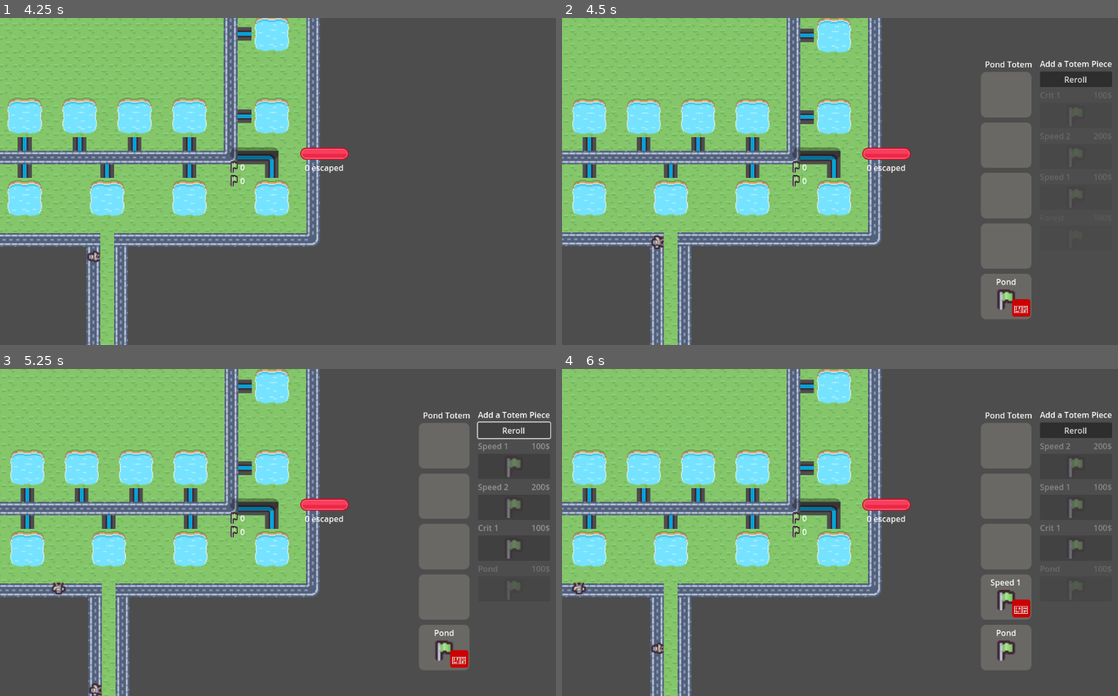
Above: before the commit, frames 1-4 (two rows, left to right).
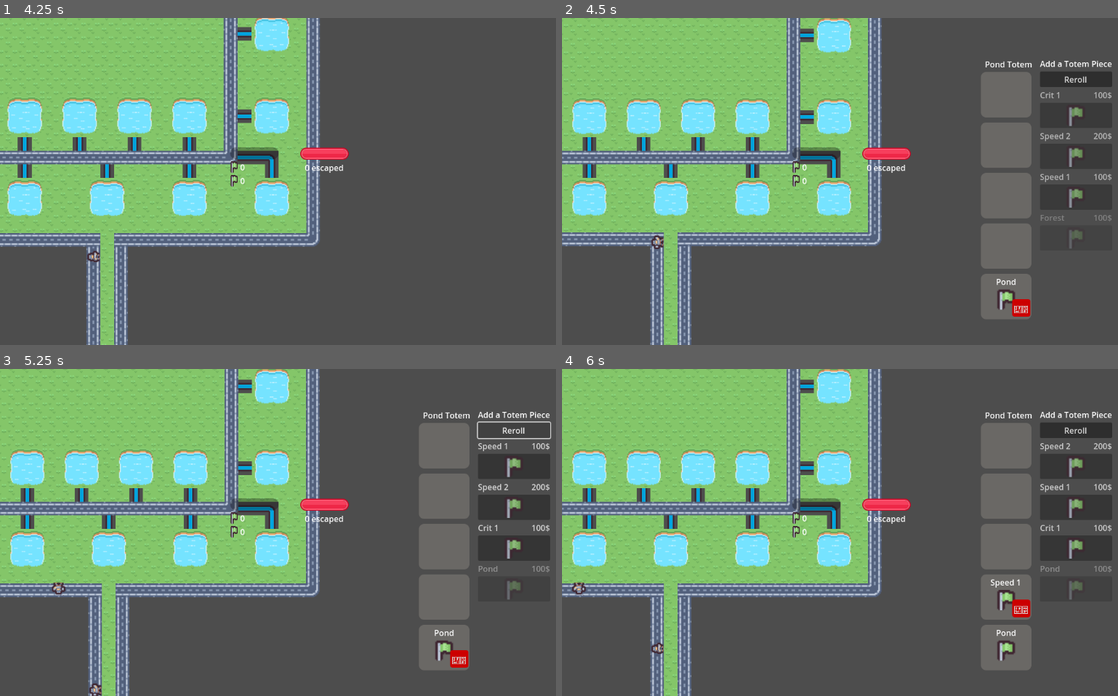
Above: after the commit, the same moments.

Repository: Jelleas/gmtk-2025
Game: Godot game, scene res://main_level.tscn
Two runs of this game, one before a commit and one after it. Both use one fixed random seed, a clock stepped at 60 frames per second and the inputs below.
Inputs (mouse positions are in pixels of both pictures, inside the frame that each line leads up to):
- Up to frame 1 (4.25 s): tap Enter at 0.5 s; move the mouse to (417, 165) at 0.52 s; hold Down (camera_move_down) 0.53-1.28 s; click (417, 165) at 0.67 s; move the mouse to (172, 197) at 1.27 s; tap Left (camera_move_left) at 1.35 s; click (172, 197) at 1.42 s; move the mouse to (350, 109) at 2.02 s; hold Right (camera_move_right) 2.03-2.78 s; click (350, 109) at 2.17 s; move the mouse to (261, 246) at 2.77 s; tap Up (camera_move_up) at 2.85 s; click (261, 246) at 2.92 s; move the mouse to (467, 230) at 3.52 s; hold [ (camera_zoom_in) from 3.53 s (still down); click (467, 230) at 3.67 s
- Up to frame 2 (4.5 s): move the mouse to (678, 132) at 4.27 s; release [ (camera_zoom_in) at 4.28 s; tap ] (camera_zoom_out) at 4.35 s; click (678, 132) at 4.42 s
- Up to frame 3 (5.25 s): click "Reroll" at 5 s
- Up to frame 4 (6 s): click (1073, 467) at 5.77 s

Frame 1 is identical in both runs. In frame 2, 0.5% of the frame differs, in the area x 86-99%, y 22-62%; in frame 3, 0.4%; in frame 4, 0.5%.

Commit message:
less flickering

Diff:
--- a/main_level.tscn
+++ b/main_level.tscn
@@ -1,14 +1,14 @@
 [gd_scene load_steps=32 format=4 uid="uid://cbsdsj1tj2kky"]
 
 [ext_resource type="Script" uid="uid://ctq4xyqvawsvm" path="res://resource_path.gd" id="2_05as6"]
-[ext_resource type="Script" uid="uid://c3fktuv5oyorb" path="res://tile_map_layer.gd" id="2_7256s"]
+[ext_resource type="Script" path="res://tile_map_layer.gd" id="2_7256s"]
 [ext_resource type="Texture2D" uid="uid://dw2e8lr3lde1l" path="res://tilemap_packed.png" id="2_bhu08"]
 [ext_resource type="Script" uid="uid://dod3pkmsb116n" path="res://timer.gd" id="3_bhu08"]
 [ext_resource type="Script" uid="uid://b7qs6iul08i56" path="res://camera_2d.gd" id="4_05as6"]
 [ext_resource type="PackedScene" uid="uid://ig8ajdvhhbd3" path="res://resource.tscn" id="4_xqiim"]
 [ext_resource type="Script" uid="uid://ckoluvmpkkf00" path="res://monster_path.gd" id="5_6pb3s"]
 [ext_resource type="PackedScene" uid="uid://clt7pafdvryia" path="res://monster.tscn" id="6_e3ldi"]
-[ext_resource type="Texture2D" uid="uid://bepreqkwfug08" path="res://assets/Vector/Blue/bar_round_gloss_large.svg" id="6_eqmdw"]
+[ext_resource type="Texture2D" uid="uid://bepreqkwfug08" path="res://kenney_ui-pack-space-expansion/Vector/Blue/bar_round_gloss_large.svg" id="6_eqmdw"]
 [ext_resource type="Script" uid="uid://n1no8gnftcbf" path="res://monster/monster_config.gd" id="7_386tm"]
 [ext_resource type="Resource" uid="uid://bw0r0pecha804" path="res://monster/blob.tres" id="8_2px6s"]
 [ext_resource type="Script" uid="uid://ddeoiro7qkje2" path="res://ui/resource_tracker/resource_tracker.gd" id="8_do8ha"]
@@ -19,8 +19,8 @@
 [ext_resource type="Texture2D" uid="uid://dfj26ibwe2waf" path="res://tile_0035.png" id="13_xqiim"]
 [ext_resource type="Script" uid="uid://ch56vgnhbb8nu" path="res://ui/resource_tracker/frog_counter.gd" id="14_htena"]
 [ext_resource type="Script" uid="uid://bcit1i2pbruel" path="res://ui/monster_tracker/monster_tracker.gd" id="15_52es0"]
-[ext_resource type="Texture2D" uid="uid://d3byg07av648o" path="res://assets/Vector/bar_shadow_round_large.svg" id="15_ah7fh"]
-[ext_resource type="Texture2D" uid="uid://rp25y0uy05fv" path="res://assets/Vector/Red/bar_round_gloss_large.svg" id="16_x2wht"]
+[ext_resource type="Texture2D" uid="uid://d3byg07av648o" path="res://kenney_ui-pack-space-expansion/Vector/Extra/bar_shadow_round_large.svg" id="15_ah7fh"]
+[ext_resource type="Texture2D" uid="uid://rp25y0uy05fv" path="res://kenney_ui-pack-space-expansion/Vector/Red/bar_round_gloss_large.svg" id="16_x2wht"]
 [ext_resource type="Script" uid="uid://cixtlw5yw2iu" path="res://ui/monster_tracker/health_bar.gd" id="17_x2wht"]
 [ext_resource type="Script" uid="uid://bx8mgqkfs0pv3" path="res://ui/monster_tracker/monster_counter.gd" id="19_08fmi"]
 [ext_resource type="Script" uid="uid://bvhc545o6qhs" path="res://ui/shop/shop.gd" id="19_8m212"]
--- a/ui/shop/shop.gd
+++ b/ui/shop/shop.gd
@@ -49,13 +49,13 @@
 
 func pop_on_screen():
 	for item in items:
-		item.modulate.a = 0.0
+		item.modulate.a = 0.5
 		item.disable()
 
 	for item in items:
 
 		var tween = create_tween()
-		tween.tween_property(item, "modulate:a", 1.0, 0.7).set_trans(Tween.TRANS_SINE).set_ease(Tween.EASE_OUT)
+		tween.tween_property(item, "modulate:a", 1.0, 0.5).set_trans(Tween.TRANS_SINE).set_ease(Tween.EASE_OUT)
 
 	sync_with_totem()
 
